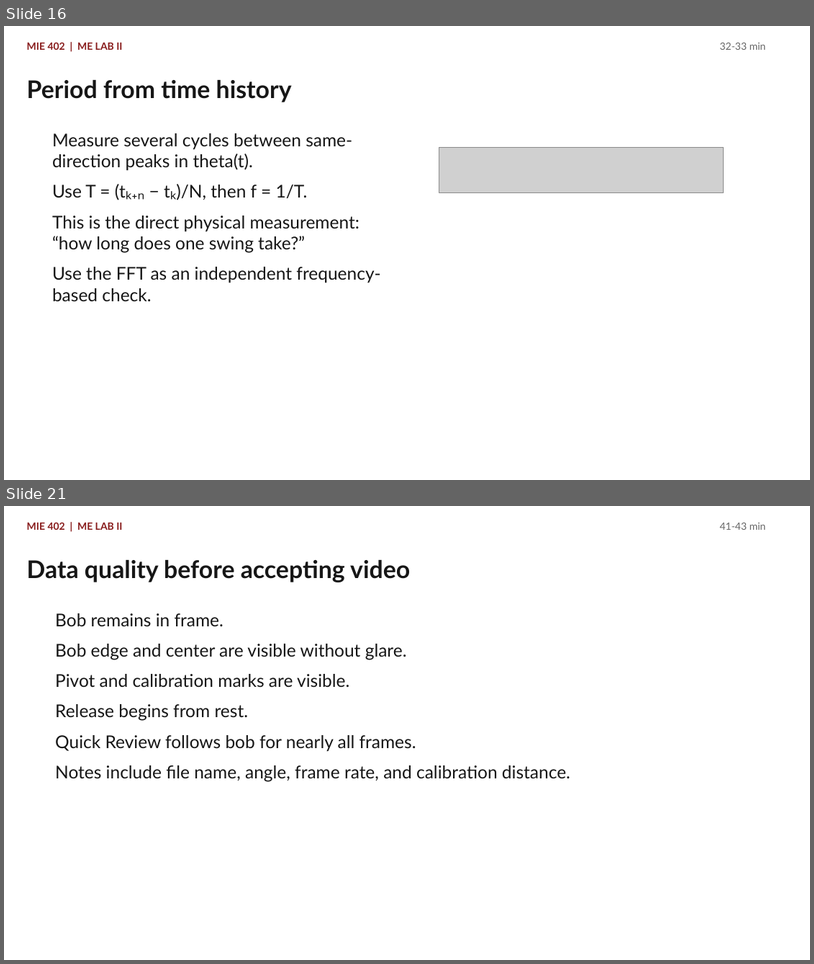
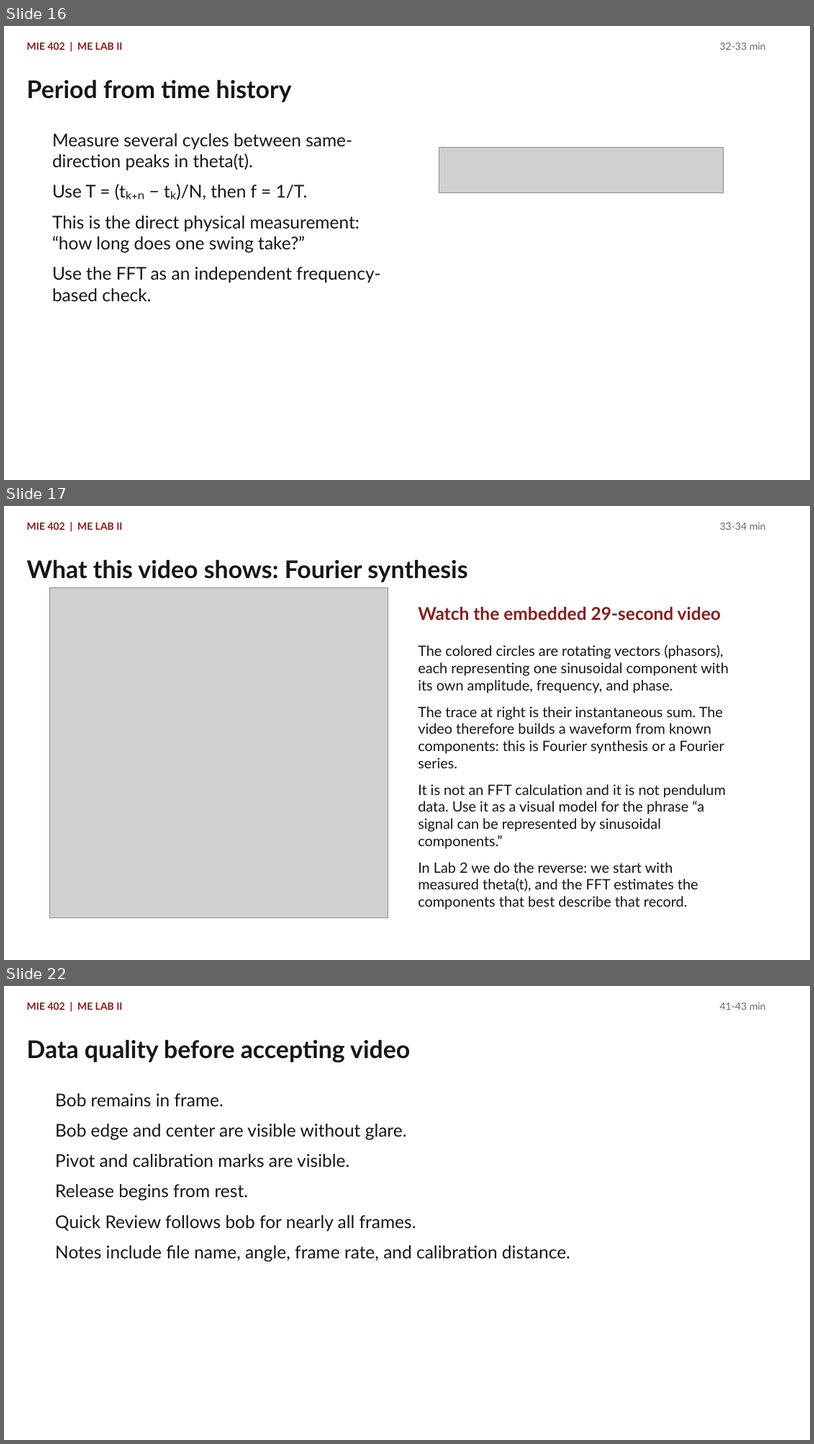
Before and after one commit to Ehsan-Roohi/MIE402-Lab, a slide deck: site/docs/MIE402_Lecture03_Single_Pendulum_PreLab2_Fall2026.pptx. Shown one above the other, each under a label of ours: slides 16 and 21 before the commit, slides 16, 17 and 22 after it; the slides between them are not shown. The pictures are 814x964 and 814x1444 pixels, drawn with LibreOffice and Linux fonts; fonts in the diff are those of the drawing; grey boxes stand for pictures. Boxes give left, top, right and bottom in pixels: in the first picture for what was removed or moved away, otherwise in the second. Text is boxed around its words. In the diff, an @@ line names an element or a change of style, - is before the commit and + after.

Commit message:
Embed Fourier series video in Lab 2 lecture

```diff
--- a/site/docs/MIE402_Lecture03_Single_Pendulum_PreLab2_Fall2026.pptx
+++ b/site/docs/MIE402_Lecture03_Single_Pendulum_PreLab2_Fall2026.pptx
@@ slide 17 added at (4,506,810,960), background #FFFFFF @@
@@ text added at (27,522,122,530), 12 pt, text #881C1C, bold @@
+MIE 402 | ME LAB II
@@ text added at (720,523,766,530), 12 pt, text #666666 @@
+33-34 min
@@ text added at (27,560,468,582), 29 pt, text #161616, bold @@
+What this video shows: Fourier synthesis
@@ picture added at (49,587,388,917) @@
@@ text added at (418,606,721,620), 21 pt, text #881C1C, bold @@
+Watch the embedded 29-second video
@@ text added at (418,645,729,909), 17 pt, text #161616 @@
+The colored circles are rotating vectors (phasors), each representing one sinusoidal component with its own amplitude, frequency, and phase.
+The trace at right is their instantaneous sum. The video therefore builds a waveform from known components: this is Fourier synthesis or a Fourier series.
+It is not an FFT calculation and it is not pendulum data. Use it as a visual model for the phrase “a signal can be represented by sinusoidal components.”
+In Lab 2 we do the reverse: we start with measured theta(t), and the FFT estimates the components that best describe that record.
@@ what was slide 21 is now slide 22 @@
```
Also in this commit, not shown: 4 slides changed, 1 other file.
